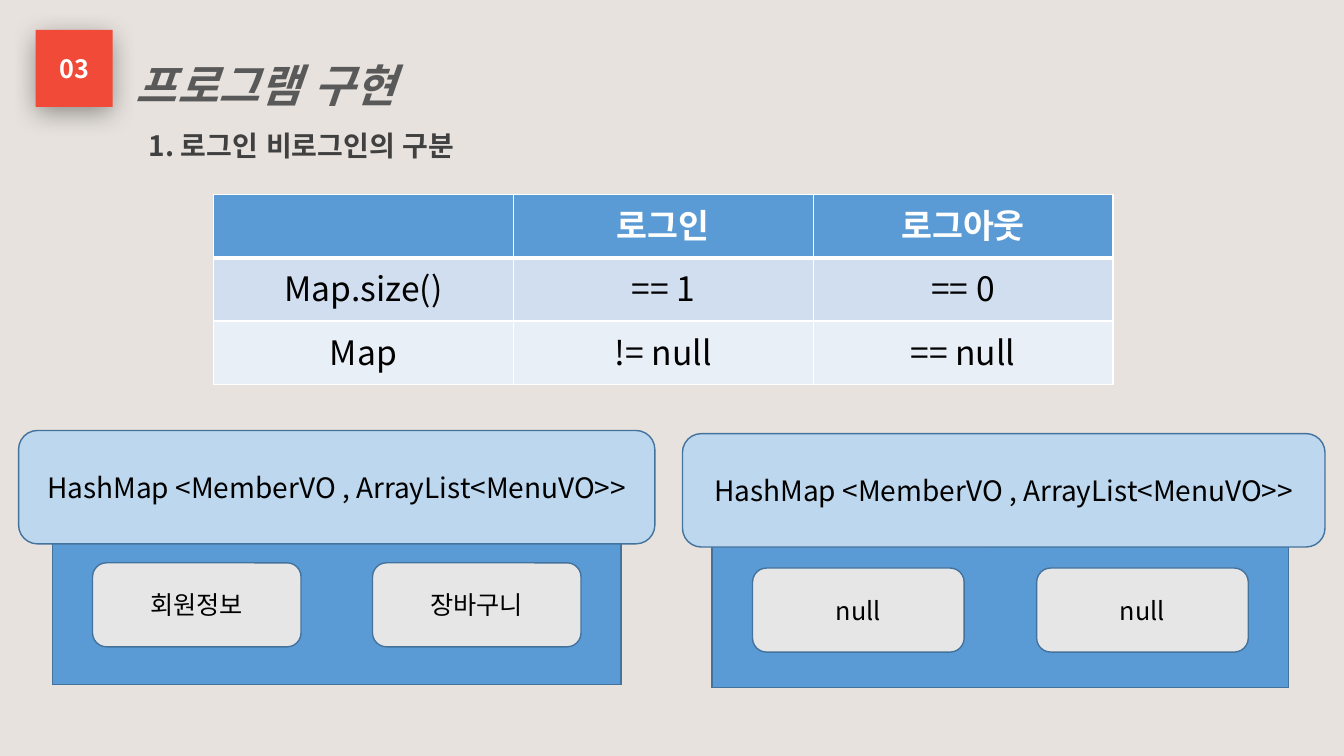
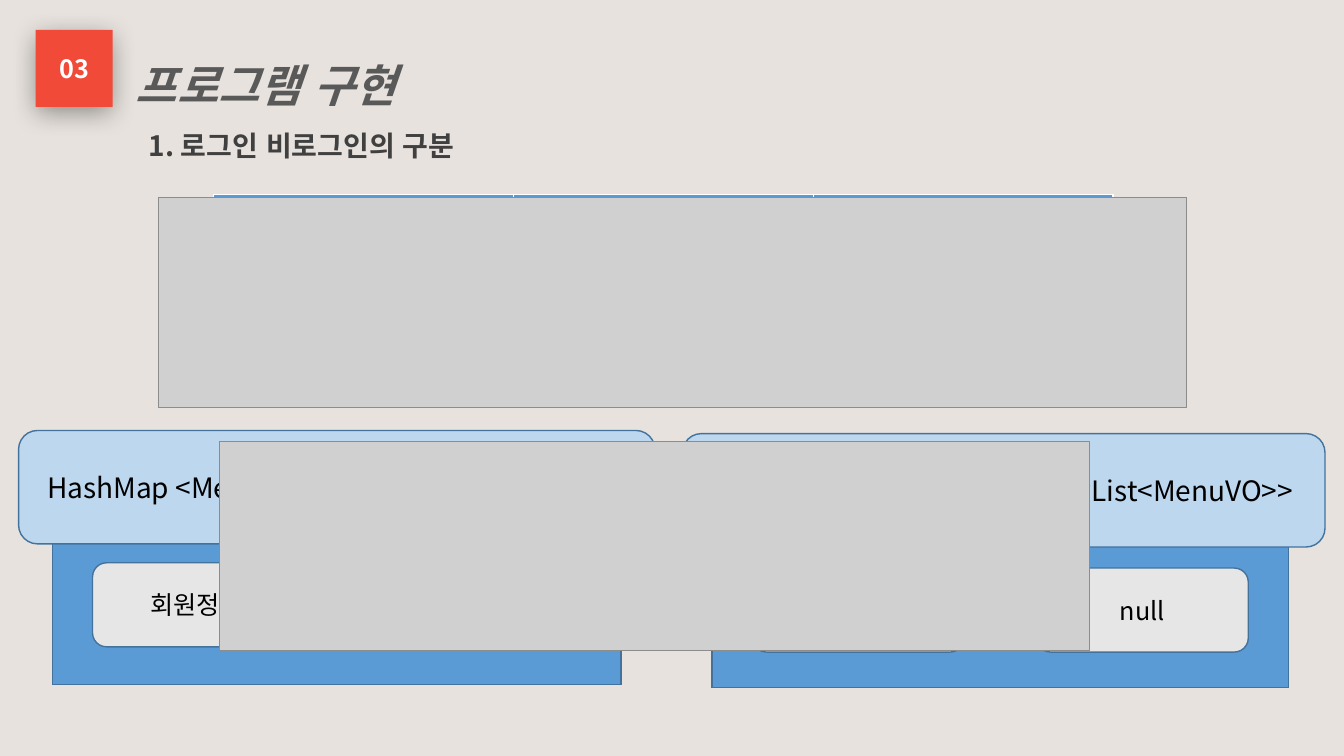
Before and after one commit to phoresis92/restaurant, a slide deck: slide 9 of 프로젝트 기획서/프로젝트 계획서.pptx. Drawn at 1344x756 pixels with LibreOffice and Linux fonts; fonts in the diff are those of the drawing; grey boxes stand for pictures. Boxes give left, top, right and bottom in pixels: in the first picture for what was removed or moved away, otherwise in the second. Text is boxed around its words. In the diff, an @@ line names an element or a change of style, - is before the commit and + after.

```diff
--- a/프로젝트 기획서/프로젝트 계획서.pptx
+++ b/프로젝트 기획서/프로젝트 계획서.pptx
@@ picture added at (159, 198, 1188, 408) @@
@@ picture added at (220, 442, 1090, 651) @@
@@ rounded rectangle removed at (373, 563, 582, 646) @@
-장바구니
@@ text in rounded rectangle at (836, 600, 881, 621): text removed @@
-null
```
Also in this commit, not shown: 12 other slides changed, 3 slides added, 11 other files.
